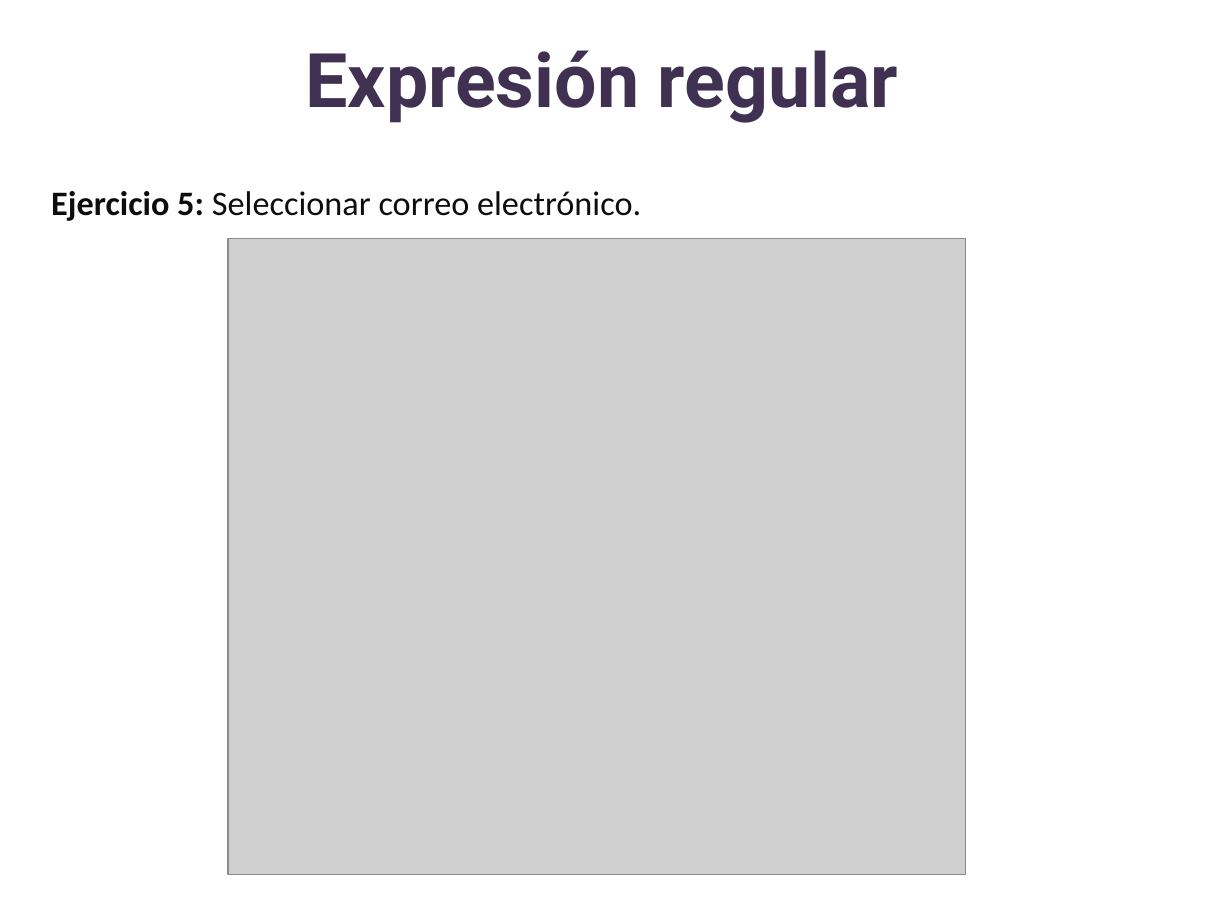
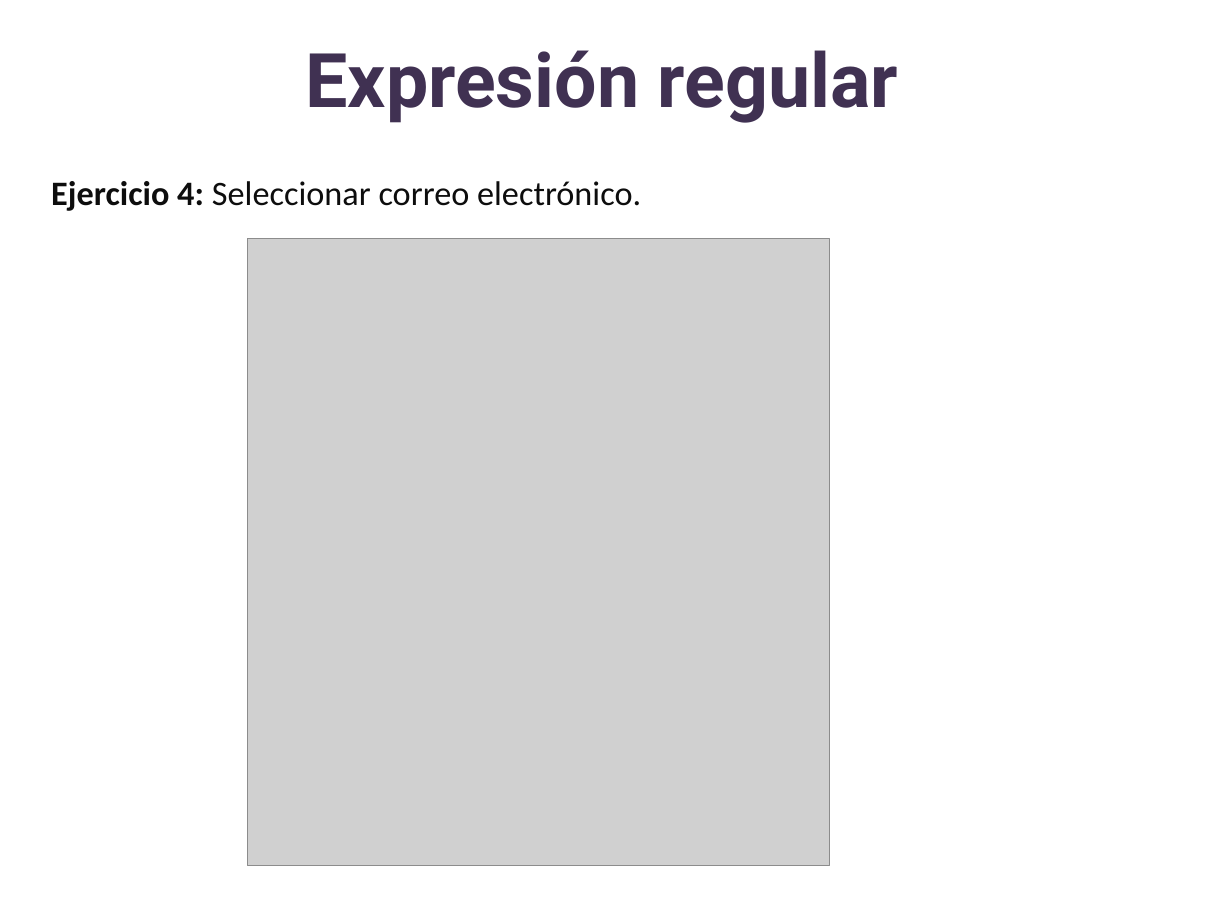
Before and after one commit to lizetheP/Analitica, a slide deck: slide 47 of CalendarioAgo25/presentaciones/18_Expresiones_regulares.pptx (slide 51 before the commit). Drawn at 1232x924 pixels with LibreOffice and Linux fonts; fonts in the diff are those of the drawing; grey boxes stand for pictures. Boxes give left, top, right and bottom in pixels: in the first picture for what was removed or moved away, otherwise in the second. Text is boxed around its words. In the diff, an @@ line names an element or a change of style, - is before the commit and + after.

```diff
--- a/CalendarioAgo25/presentaciones/18_Expresiones_regulares.pptx
+++ b/CalendarioAgo25/presentaciones/18_Expresiones_regulares.pptx
@@ text at <box>51,181,641,211</box>: text changed @@
-Ejercicio 5: Seleccionar correo electrónico.
+Ejercicio 4: Seleccionar correo electrónico.
@@ picture: place and size @@
-picture at <box>228,239,965,875</box>
+picture at <box>248,239,829,866</box>
```
Also in this commit, not shown: 5 other slides changed, 1 slide added, 3 slides removed, 3 other files.
